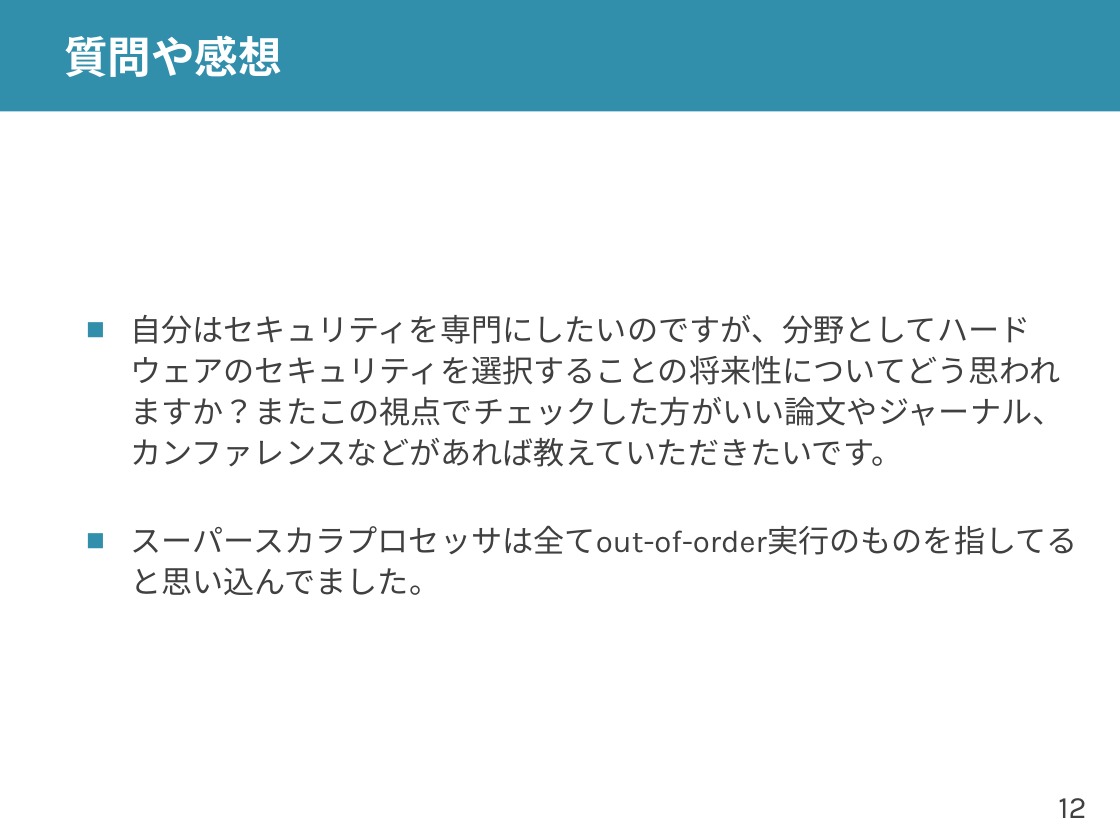
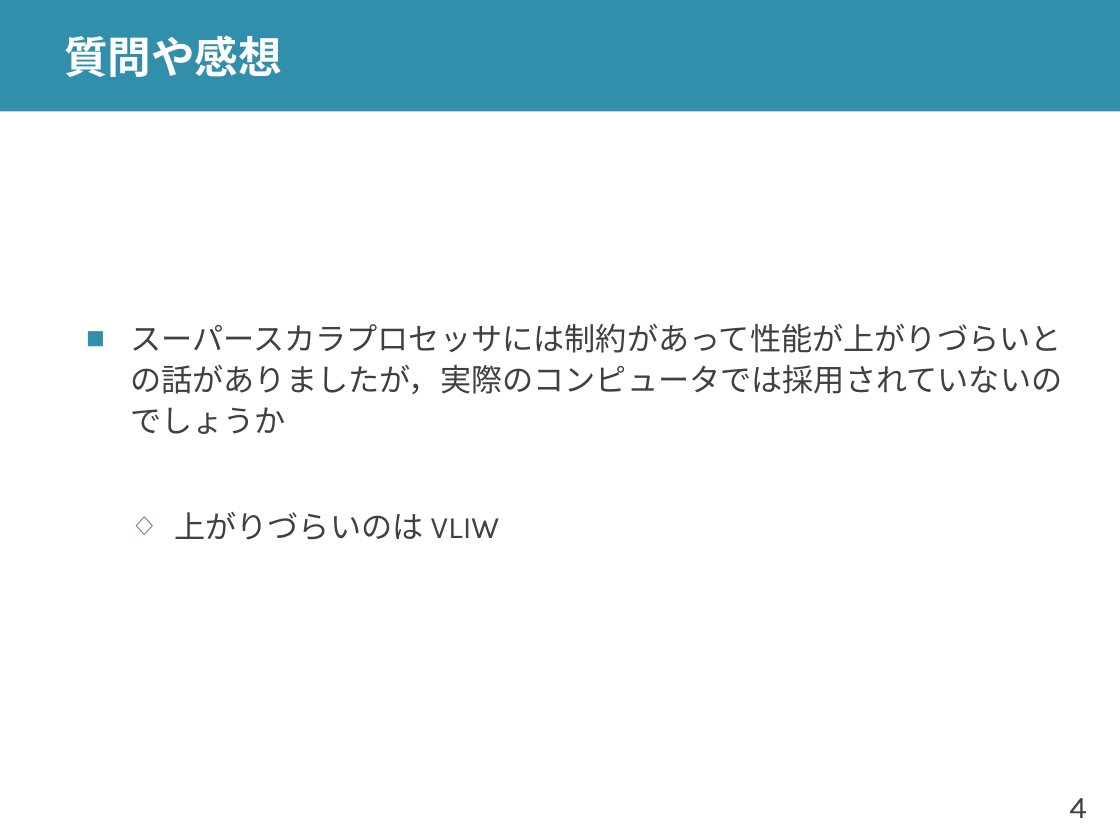
Before and after one commit to shioyadan/advanced-computer-organization, a slide deck: slide 4 of aco-shioya-09.pptx (slide 12 before the commit). Drawn at 1120x840 pixels with LibreOffice and Linux fonts; fonts in the diff are those of the drawing. Boxes give left, top, right and bottom in pixels: in the first picture for what was removed or moved away, otherwise in the second. Text is boxed around its words. In the diff, an @@ line names an element or a change of style, - is before the commit and + after.

```diff
--- a/aco-shioya-09.pptx
+++ b/aco-shioya-09.pptx
@@ text at [130, 324, 1062, 540]: text changed @@
-■ 自分はセキュリティを専門にしたいのですが、分野としてハードウェアのセキュリティを選択することの将来性についてどう思われますか？またこの視点でチェックした方がいい論文やジャーナル、カンファレンスなどがあれば教えていただきたいです。
-■ スーパースカラプロセッサは全てout-of-order実行のものを指してると思い込んでました。
+■ スーパースカラプロセッサには制約があって性能が上がりづらいとの話がありましたが，実際のコンピュータでは採用されていないのでしょうか
+  ◇ 上がりづらいのは VLIW
@@ page number at [1069, 798, 1086, 818]: text changed @@
-12
+4
```
Also in this commit, not shown: 12 other slides changed, 11 slides added, 3 slides removed, 2 other files.
